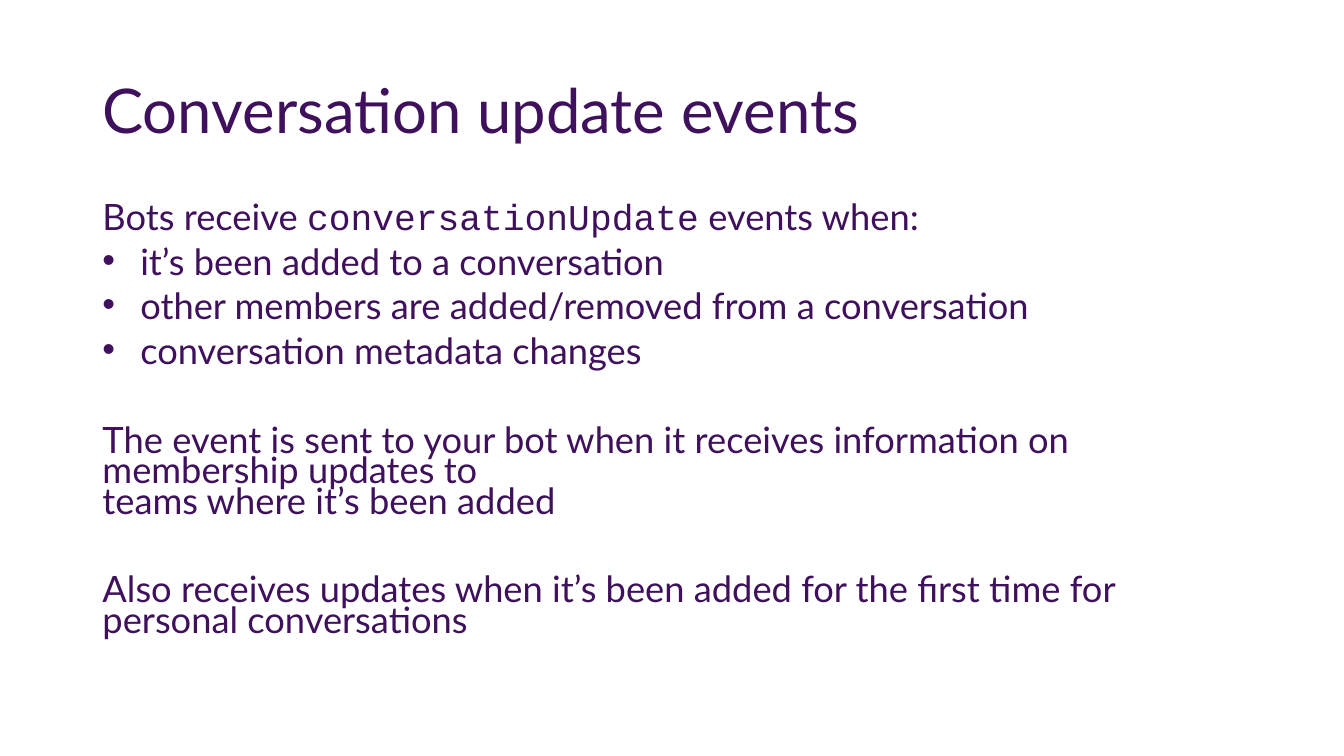
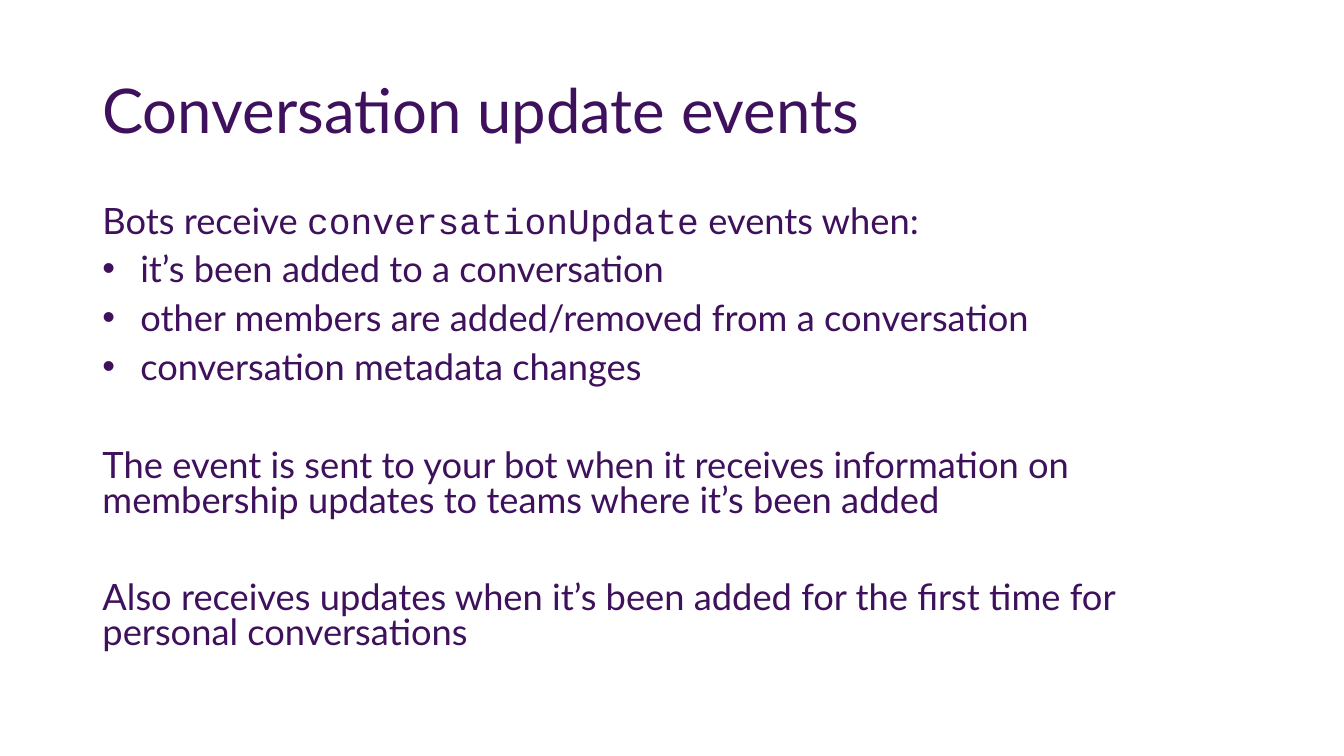
Before and after one commit to OfficeDev/TrainingContent, a slide deck: slide 23 of Teams/40 Conversational Bots/slides.pptx. Drawn at 1344x756 pixels with LibreOffice and Linux fonts; fonts in the diff are those of the drawing; background and template pictures are left out. Boxes give left, top, right and bottom in pixels: in the first picture for what was removed or moved away, otherwise in the second. Text is boxed around its words. In the diff, an @@ line names an element or a change of style, - is before the commit and + after.

```diff
--- a/Teams/40 Conversational Bots/slides.pptx
+++ b/Teams/40 Conversational Bots/slides.pptx
@@ text "Bots receive conversationUpdate events when:" at [102, 207, 1116, 652]: line spacing 0.7 to 0.8 @@
```
Also in this commit, not shown: 9 other slides changed, 38 other files.
